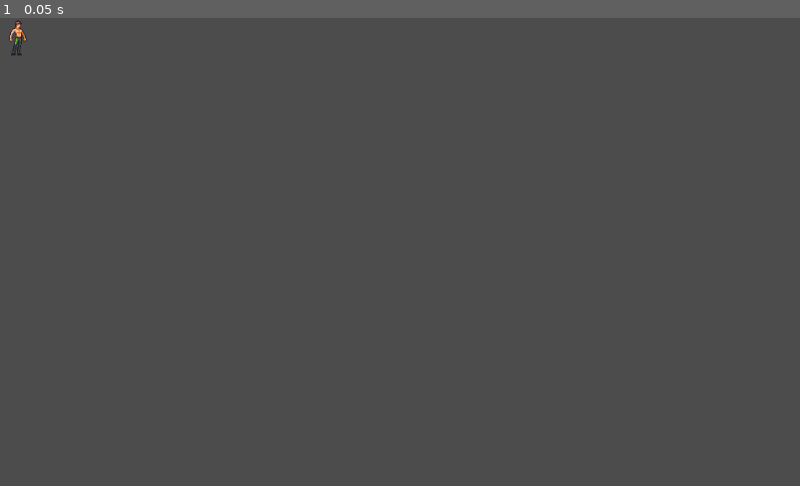
Above: before the commit, frame 1.
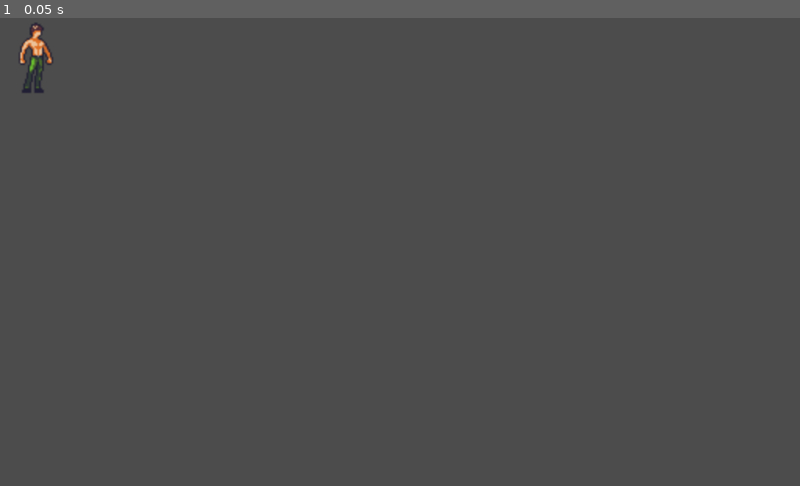
Above: after the commit, the same moment.

Repository: isabellaboone/Godot-Game
Game: Godot game, scene res://Player.tscn
Same seed, same stepped clock (60 frames per second), same inputs: the game is played once before the commit and once after it. This scene is started directly instead of the project's main scene.
Inputs:
- Up to frame 1 (0.05 s): no input

The runs differ from the first frame. In frame 1, 0.4% of the frame differs, in the area x 1-7%, y 0-17%.

Commit message:
particles r dumb. im gonna go eat

Diff:
--- a/Player.gd
+++ b/Player.gd
@@ -18,21 +18,21 @@
 		run()
 		velocity.x = -speed #
 		get_node("Run").flip_h = true
+		get_node("dust_particle_left").emitting = true
 
 	if Input.is_key_pressed(KEY_D):
 		run()
 		velocity.x = speed #
 		get_node("Run").flip_h = false
+		get_node("dust_particle_right").emitting = true
 
 	if Input.is_key_pressed(KEY_W):
 		run()
 		velocity.y = -speed*2 #
-		get_node("Run").flip_h = false
 
 	if Input.is_key_pressed(KEY_S):
 		run()
 		velocity.y = speed*2 #
-		get_node("Run").flip_h = false
 
 	if Input.is_action_just_released("ui_left"):
 		stand()
@@ -45,6 +45,8 @@
 
 	if Input.is_action_just_released("ui_down"):
 		stand()
+
+
 
 func _physics_process(delta):
 	get_input(delta)
--- a/Player.tscn
+++ b/Player.tscn
@@ -1,7 +1,8 @@
-[gd_scene load_steps=19 format=2]
+[gd_scene load_steps=23 format=2]
 
 [ext_resource path="res://Player.gd" type="Script" id=1]
 [ext_resource path="res://Assets/Player/player/player-spritemap-v9-greenpants.png" type="Texture" id=2]
+[ext_resource path="res://Assets/Player/particle/dust.png" type="Texture" id=3]
 
 [sub_resource type="RectangleShape2D" id=1]
 extents = Vector2( 22.911, 25.738 )
@@ -99,7 +100,24 @@
 "speed": 5.0
 } ]
 
+[sub_resource type="Curve" id=17]
+_data = [ Vector2( 0, 0.678409 ), 0.0, 0.0, 0, 0, Vector2( 1, 0.151136 ), -1.35872, 0.0, 0, 0 ]
+
+[sub_resource type="CurveTexture" id=18]
+curve = SubResource( 17 )
+
+[sub_resource type="ParticlesMaterial" id=19]
+flag_disable_z = true
+direction = Vector3( -45, 0, 0 )
+spread = 10.0
+gravity = Vector3( 0, 0, 0 )
+initial_velocity = 45.0
+orbit_velocity = 0.0
+orbit_velocity_random = 0.0
+scale_curve = SubResource( 18 )
+
 [node name="Player" type="KinematicBody2D"]
+scale = Vector2( 2, 2 )
 script = ExtResource( 1 )
 
 [node name="Player_Collision" type="CollisionShape2D" parent="."]
@@ -108,6 +126,7 @@
 
 [node name="Run" type="AnimatedSprite" parent="."]
 visible = false
+position = Vector2( 0, -0.396851 )
 frames = SubResource( 16 )
 animation = "run"
 frame = 7
@@ -135,3 +154,23 @@
 frame = 2
 playing = true
 centered = false
+
+[node name="dust_particle_left" type="Particles2D" parent="."]
+position = Vector2( 16.0724, 49.011 )
+emitting = false
+amount = 5
+lifetime = 0.5
+one_shot = true
+explosiveness = 0.5
+process_material = SubResource( 19 )
+texture = ExtResource( 3 )
+
+[node name="dust_particle_right" type="Particles2D" parent="."]
+position = Vector2( 16.0724, 49.011 )
+emitting = false
+amount = 5
+lifetime = 0.5
+one_shot = true
+explosiveness = 0.5
+process_material = SubResource( 19 )
+texture = ExtResource( 3 )
Binary file added: Assets/Player/particle/Dust Cloud 1.png
Not shown, added: Assets/Player/particle/Dust Cloud 1.png.import
Binary file added: Assets/Player/particle/dust.png
Not shown, added: Assets/Player/particle/dust.png.import
Binary file added: Assets/Player/particle/dusty.gif
Binary file added: Assets/Player/particle/ground_smash_particle.png
Not shown, added: Assets/Player/particle/ground_smash_particle.png.import
Binary file added: Assets/Player/particle/kisspng-dust-animation-particle-particles-5ac4318f715480.9413911015228071834642.jpg
Not shown, added: Assets/Player/particle/kisspng-dust-animation-particle-particles-5ac4318f715480.9413911015228071834642.jpg.import
Binary file added: Assets/Player/particle/run_particle.png
Not shown, added: Assets/Player/particle/run_particle.png.import
